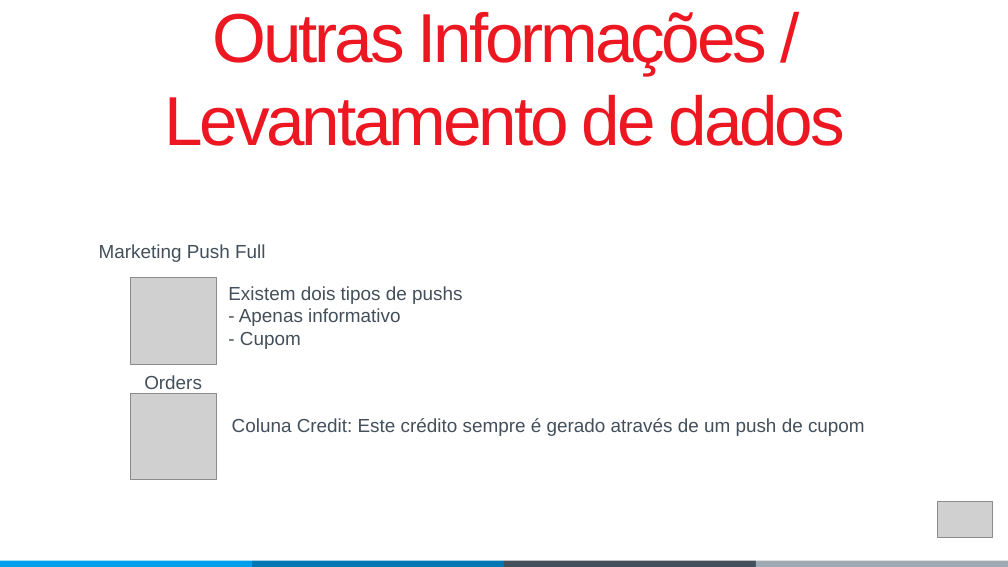
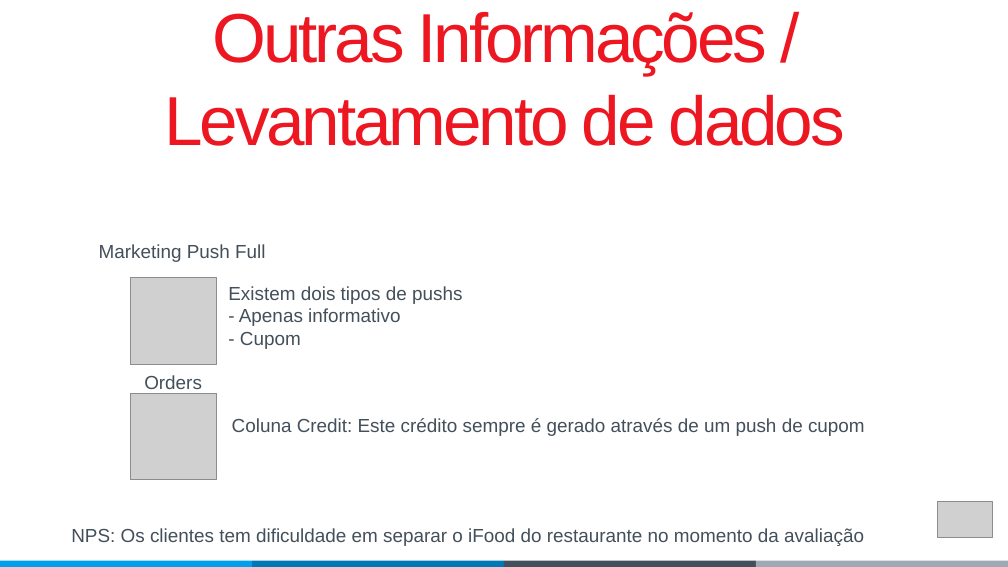
Before and after one commit to rafael-negrao/labdata-fia-hackathon-ifood, a slide deck: slide 7 of ifood.pptx. Drawn at 1008x567 pixels with LibreOffice and Linux fonts; fonts in the diff are those of the drawing; grey boxes stand for pictures. Boxes give left, top, right and bottom in pixels: in the first picture for what was removed or moved away, otherwise in the second. Text is boxed around its words. In the diff, an @@ line names an element or a change of style, - is before the commit and + after.

```diff
--- a/ifood.pptx
+++ b/ifood.pptx
@@ text added at (71,528,864,546), 18 pt, text #434F5A @@
+NPS: Os clientes tem dificuldade em separar o iFood do restaurante no momento da avaliação
```
Also in this commit, not shown: 2 other slides changed, 1 other file.
